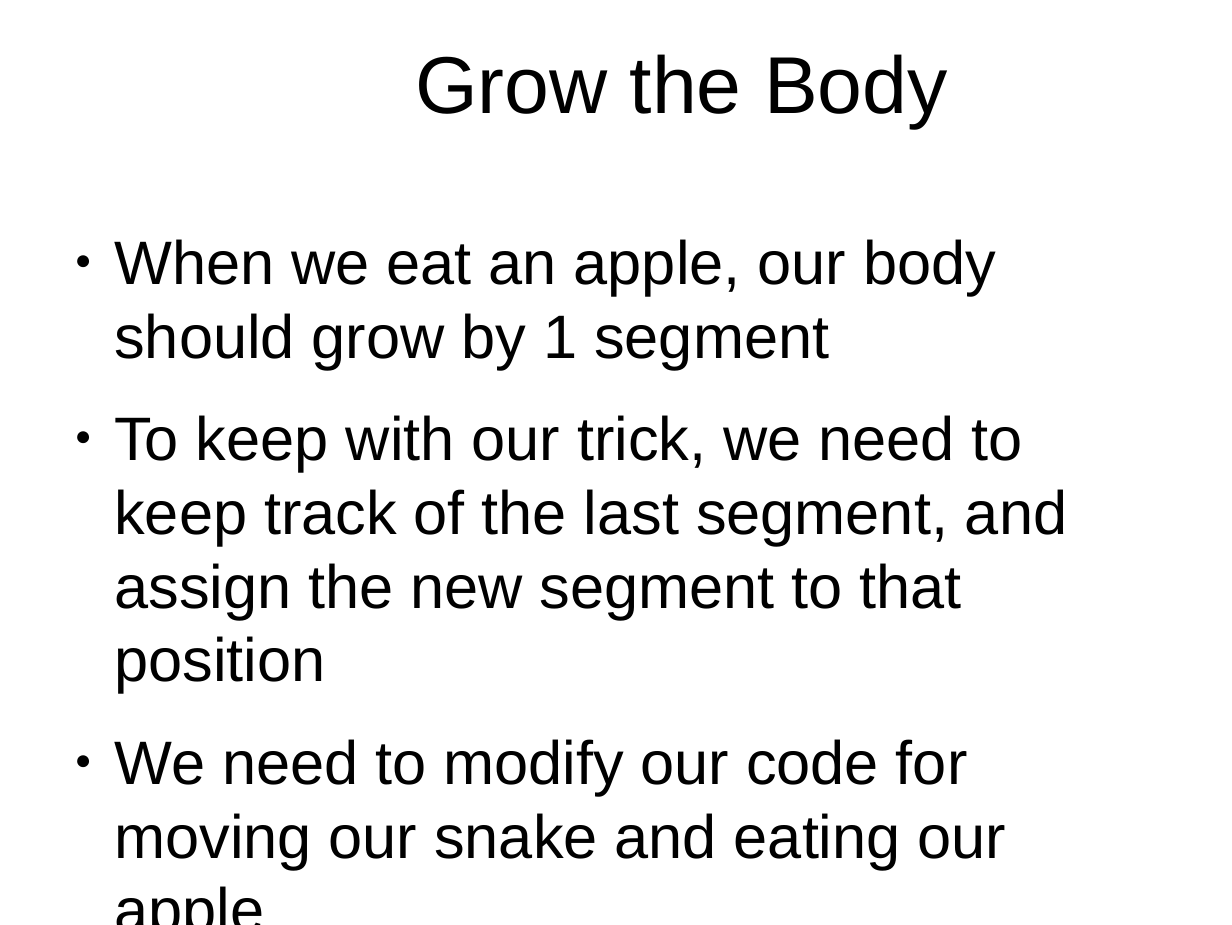
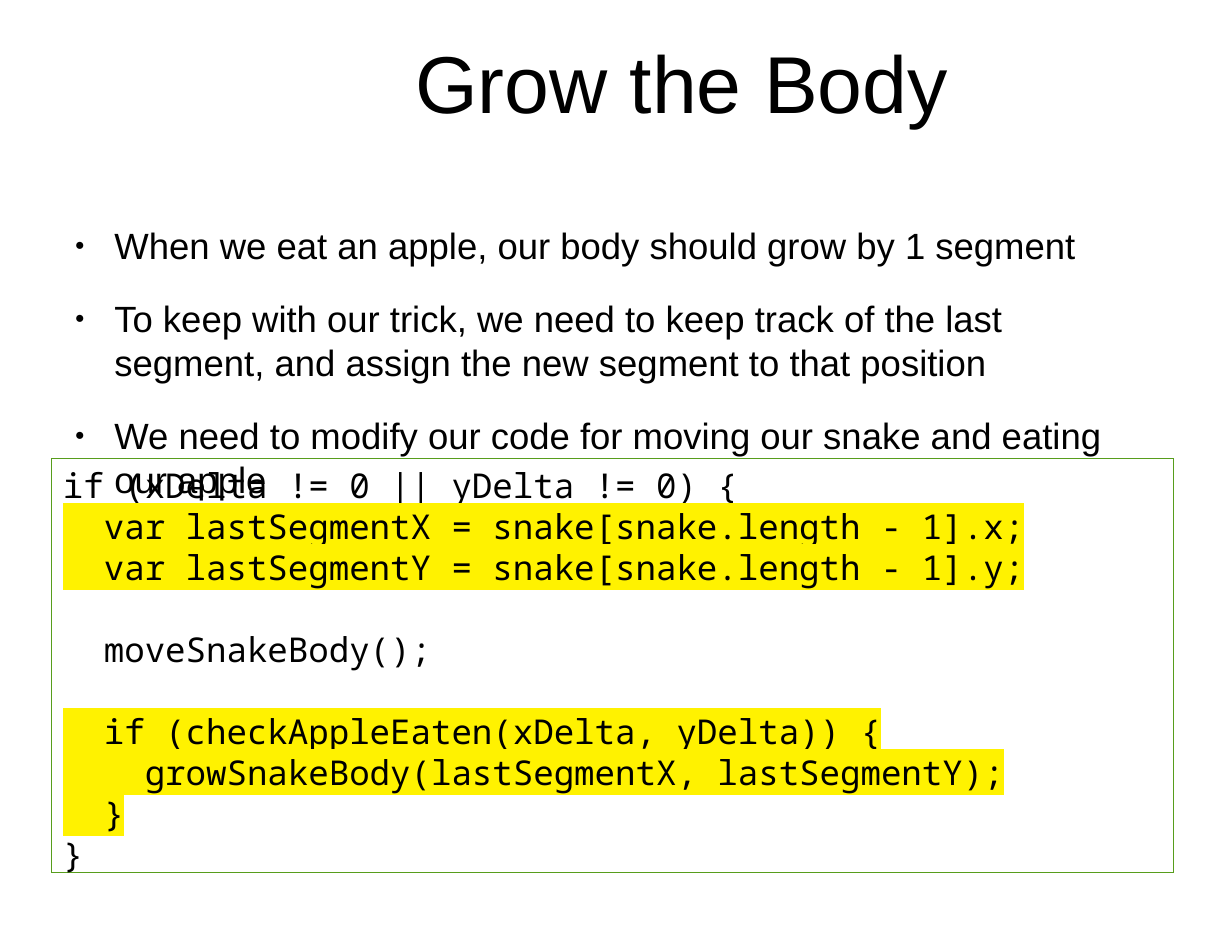
Before and after one commit to originalgrego/Slithers, a slide deck: slide 24 of Slithers - Explorathon 2018.odp. Drawn at 1232x925 pixels with LibreOffice and Linux fonts; fonts in the diff are those of the drawing; background and template pictures are left out. Boxes give left, top, right and bottom in pixels: in the first picture for what was removed or moved away, otherwise in the second. Text is boxed around its words. In the diff, an @@ line names an element or a change of style, - is before the commit and + after.

```diff
--- a/Slithers - Explorathon 2018.odp
+++ b/Slithers - Explorathon 2018.odp
@@ text "When we eat an apple, ..." at [114,232,1101,456]: size 39.5 to 23.5 pt @@
@@ rectangle added at [53,458,1174,872], outline #579D1C 0 pt, 22 pt, text #000000 @@
+if (xDelta != 0 || yDelta != 0) {
+var lastSegmentX = snake[snake.length - 1].x;
+var lastSegmentY = snake[snake.length - 1].y;
+moveSnakeBody();
+if (checkAppleEaten(xDelta, yDelta)) {
+growSnakeBody(lastSegmentX, lastSegmentY);
+}
+}
```
Also in this commit, not shown: 5 other slides changed, 1 slide removed, 1 other file.
